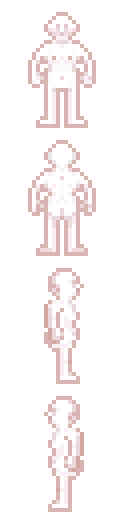
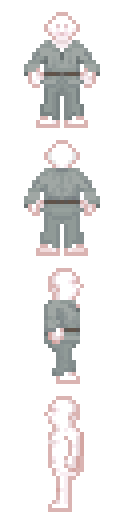
Layers edited between the first and the second 128 × 512 image:
renamed "p_dressdown" to "tunic", showed it, moved it above "peasant_dress", painted on it over left=24, top=40, right=100, bottom=376
hid group "female" (1st of 2) (4 layers) over left=28, top=28, right=96, bottom=460
added group "male" (1st of 2) with 4 layers above "Background" over left=28, top=28, right=96, bottom=460
added layer "malewest" in group "male" over left=48, top=412, right=84, bottom=460
added layer "maleeast" in group "male" over left=44, top=284, right=80, bottom=376
added layer "maleback" in group "male" over left=28, top=168, right=96, bottom=248
added layer "male" (2nd of 2, in "male") in group "male" over left=28, top=28, right=96, bottom=120
showed "Background" over left=24, top=28, right=100, bottom=460
